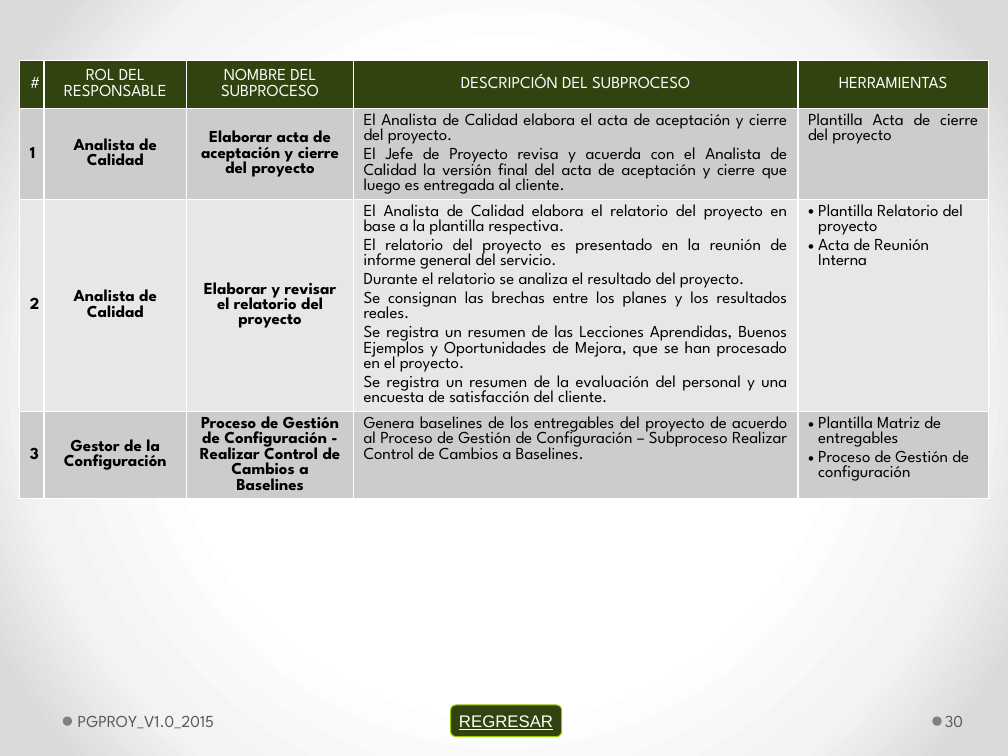
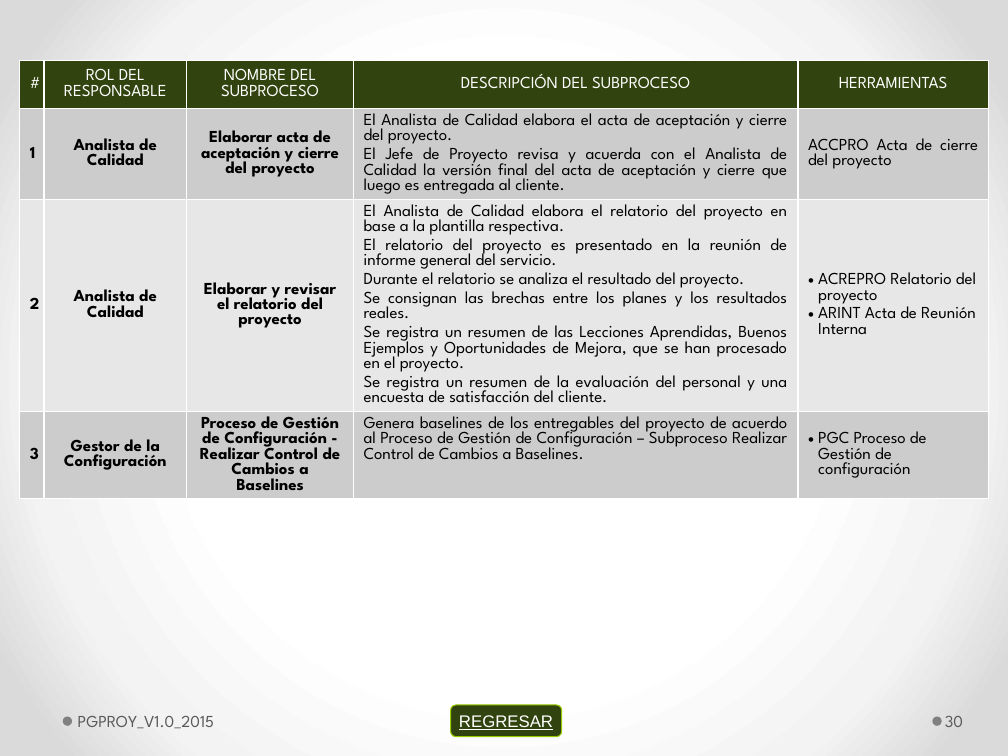
Before and after one commit to lowrider80/UTP-GPS-ALARM, a slide deck: slide 30 of Area_de_Proceso-_PP-PMC/PGPROY/PGPROY_V1.1_2015.pptx. Drawn at 1008x756 pixels with LibreOffice and Linux fonts; fonts in the diff are those of the drawing. Boxes give left, top, right and bottom in pixels: in the first picture for what was removed or moved away, otherwise in the second. Text is boxed around its words. In the diff, an @@ line names an element or a change of style, - is before the commit and + after.

Commit message:
Proceso Gestión de Proyecto

```diff
--- a/Area_de_Proceso-_PP-PMC/PGPROY/PGPROY_V1.1_2015.pptx
+++ b/Area_de_Proceso-_PP-PMC/PGPROY/PGPROY_V1.1_2015.pptx
@@ table at <box>20,60,989,669</box> @@
-row 2, column 5: Plantilla Acta de cierre del proyecto
+row 2, column 5: ACCPRO Acta de cierre del proyecto
-row 3, column 5: Plantilla Relatorio del proyecto / Acta de Reunión Interna
+row 3, column 5: ACREPRO Relatorio del proyecto / ARINT Acta de Reunión Interna
-row 4, column 5: Plantilla Matriz de entregables / Proceso de Gestión de configuración
+row 4, column 5: PGC Proceso de Gestión de configuración
```
Also in this commit, not shown: 30 other slides changed.
